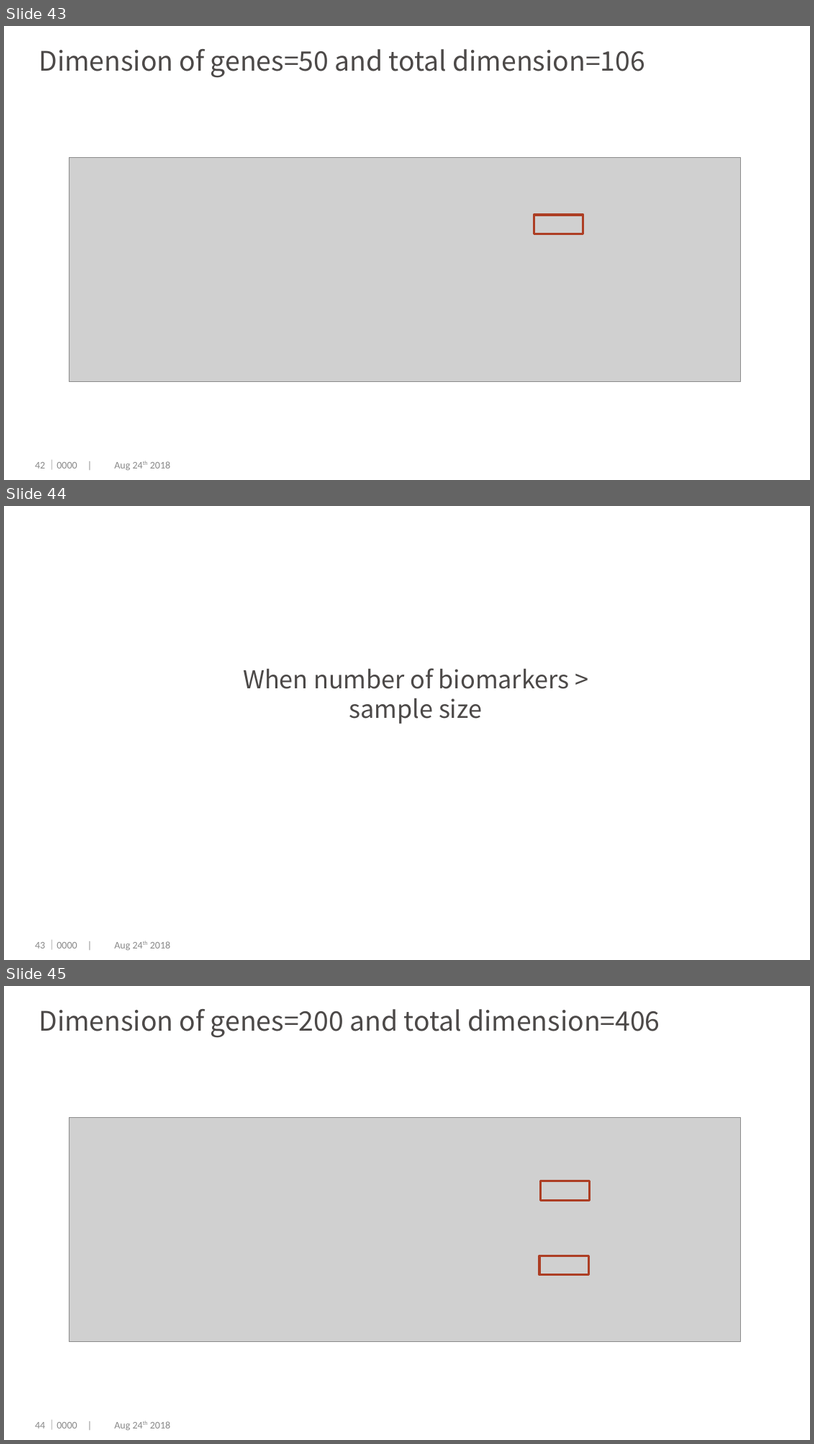
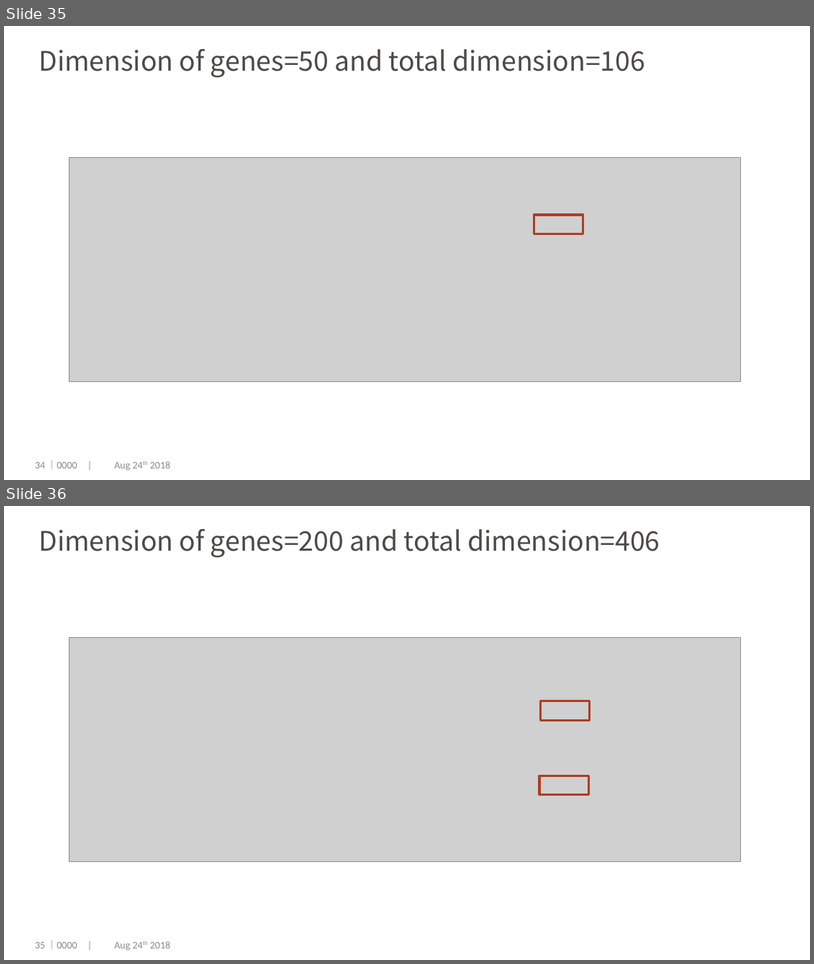
Before and after one commit to dengwx11/GroupLasso, a slide deck: manu & slides/Final.pptx. Shown one above the other, each under a label of ours: slides 43, 44 and 45 before the commit, slides 35 and 36 after it. The pictures are 814x1444 and 814x964 pixels, drawn with LibreOffice and Linux fonts; fonts in the diff are those of the drawing; grey boxes stand for pictures; background and template pictures are left out. Boxes give left, top, right and bottom in pixels: in the first picture for what was removed or moved away, otherwise in the second. Text is boxed around its words. In the diff, an @@ line names an element or a change of style, - is before the commit and + after.

```diff
--- a/manu & slides/Final.pptx
+++ b/manu & slides/Final.pptx
@@ slide 44 removed at [4, 506, 810, 960], background #FFFFFF @@
@@ title removed at [243, 668, 570, 723] @@
-When number of biomarkers > sample size
@@ page number removed at [35, 942, 45, 948] @@
-43
@@ text removed at [46, 939, 170, 950] @@
-｜0000 | Aug 24th 2018
@@ what was slide 43 is now slide 35 @@
@@ page number at [35, 462, 45, 468]: text changed @@
-42
+34
@@ what was slide 45 is now slide 36 @@
@@ page number at [35, 942, 45, 948]: text changed @@
-44
+35
```
Also in this commit, not shown: 5 slides changed, 1 slide added.
